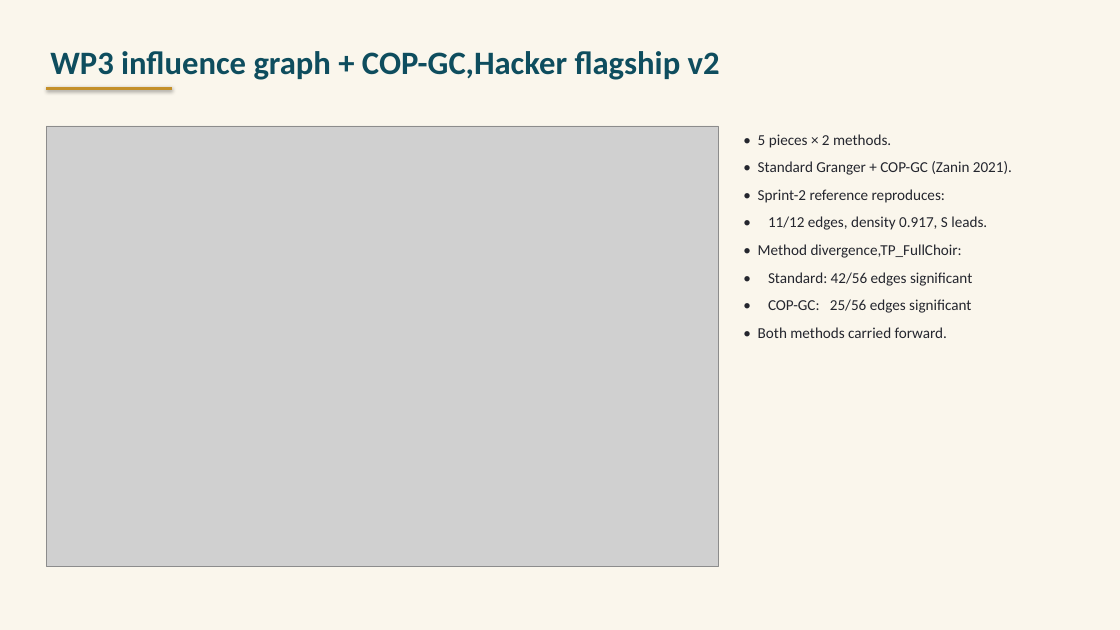
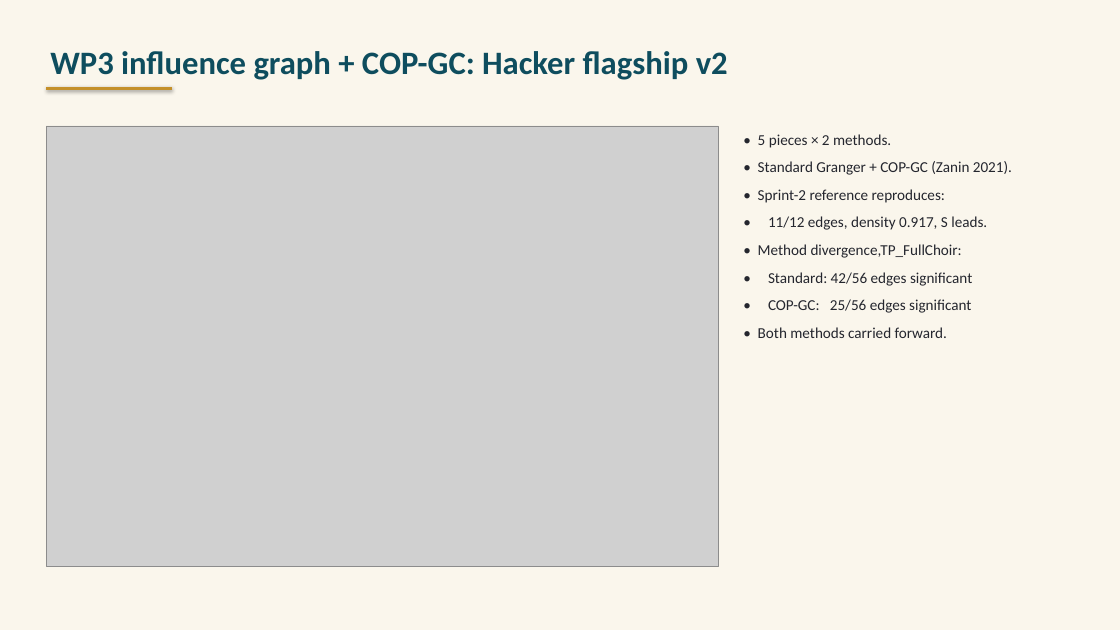
Before and after one commit to Zuraiz270/networked-choir-entanglement, a slide deck: slide 5 of output/jun11_status_meeting_iv.pptx. Drawn at 1120x630 pixels with LibreOffice and Linux fonts; fonts in the diff are those of the drawing; grey boxes stand for pictures. Boxes give left, top, right and bottom in pixels: in the first picture for what was removed or moved away, otherwise in the second. Text is boxed around its words. In the diff, an @@ line names an element or a change of style, - is before the commit and + after.

```diff
--- a/output/jun11_status_meeting_iv.pptx
+++ b/output/jun11_status_meeting_iv.pptx
@@ text at (50, 51, 728, 80): text changed @@
-WP3 influence graph + COP-GC,Hacker flagship v2
+WP3 influence graph + COP-GC: Hacker flagship v2
```
Also in this commit, not shown: 7 other slides changed, 4 other files.
